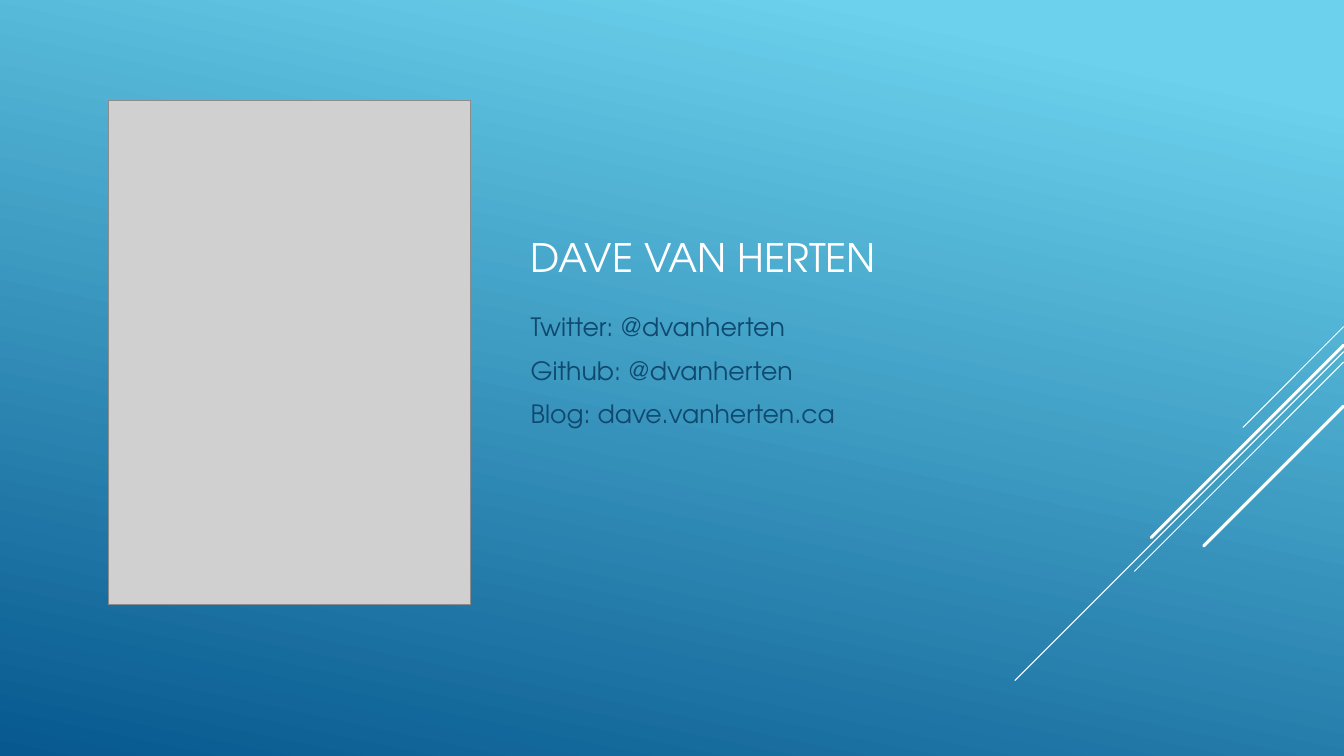
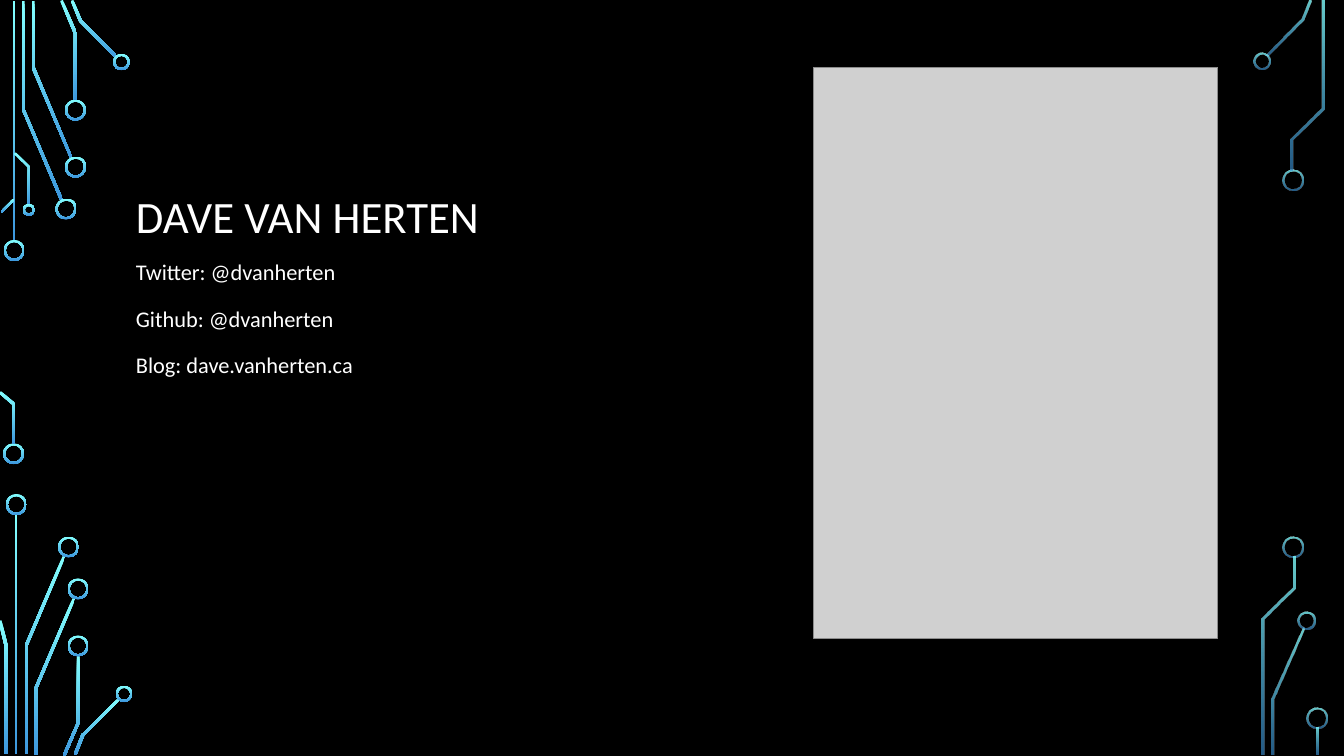
Before and after one commit to dvanherten/talk-swagger-lightning, a slide deck: slide 5 of Slides/Dev Tools with Swagger.pptx (slide 2 before the commit). Drawn at 1344x756 pixels with LibreOffice and Linux fonts; fonts in the diff are those of the drawing; grey boxes stand for pictures; background and template pictures are left out. Boxes give left, top, right and bottom in pixels: in the first picture for what was removed or moved away, otherwise in the second. Text is boxed around its words. In the diff, an @@ line names an element or a change of style, - is before the commit and + after.

```diff
--- a/Slides/Dev Tools with Swagger.pptx
+++ b/Slides/Dev Tools with Swagger.pptx
@@ background gradient #6ED2EB to #06588E to picture (left out) @@
@@ title "DAVE VAN HERTEN" moved from (x1=531, y1=243, x2=876, y2=272) to (x1=136, y1=204, x2=479, y2=233) @@
@@ title "DAVE VAN HERTEN" at (x1=136, y1=204, x2=479, y2=233): size 28 to 32 pt, font TeX Gyre Adventor to Calibri; line spacing 1 to 0.9 @@
@@ picture resized from (x1=109, y1=101, x2=471, y2=605) to (x1=814, y1=68, x2=1218, y2=639) @@
@@ text "Twitter: @dvanherten" moved from (x1=531, y1=317, x2=835, y2=428) to (x1=136, y1=264, x2=352, y2=377) @@
@@ text "Twitter: @dvanherten" at (x1=136, y1=264, x2=352, y2=377): size 18 to 16 pt, font TeX Gyre Adventor to Calibri, text colour #0F496F to #FFFFFF; line spacing 1 to 1.2 @@
@@ group removed at (x1=1015, y1=327, x2=1344, y2=681): 5 lines @@
@@ group added at (x1=0, y1=0, x2=1328, y2=756): 33 freeform shapes, 3 rectangles @@
```
Also in this commit, not shown: 2 other slides changed, 2 slides added.
